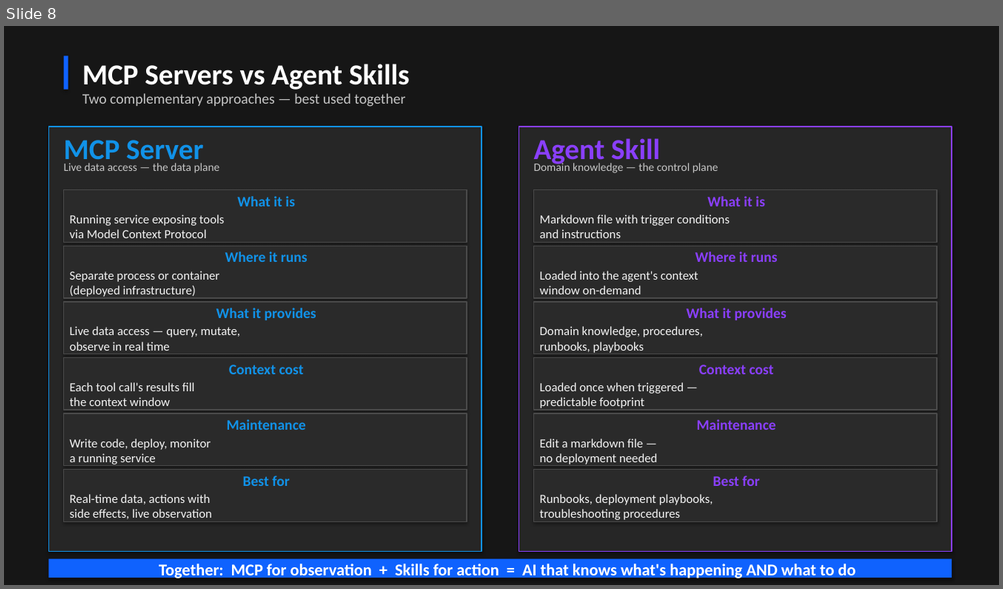
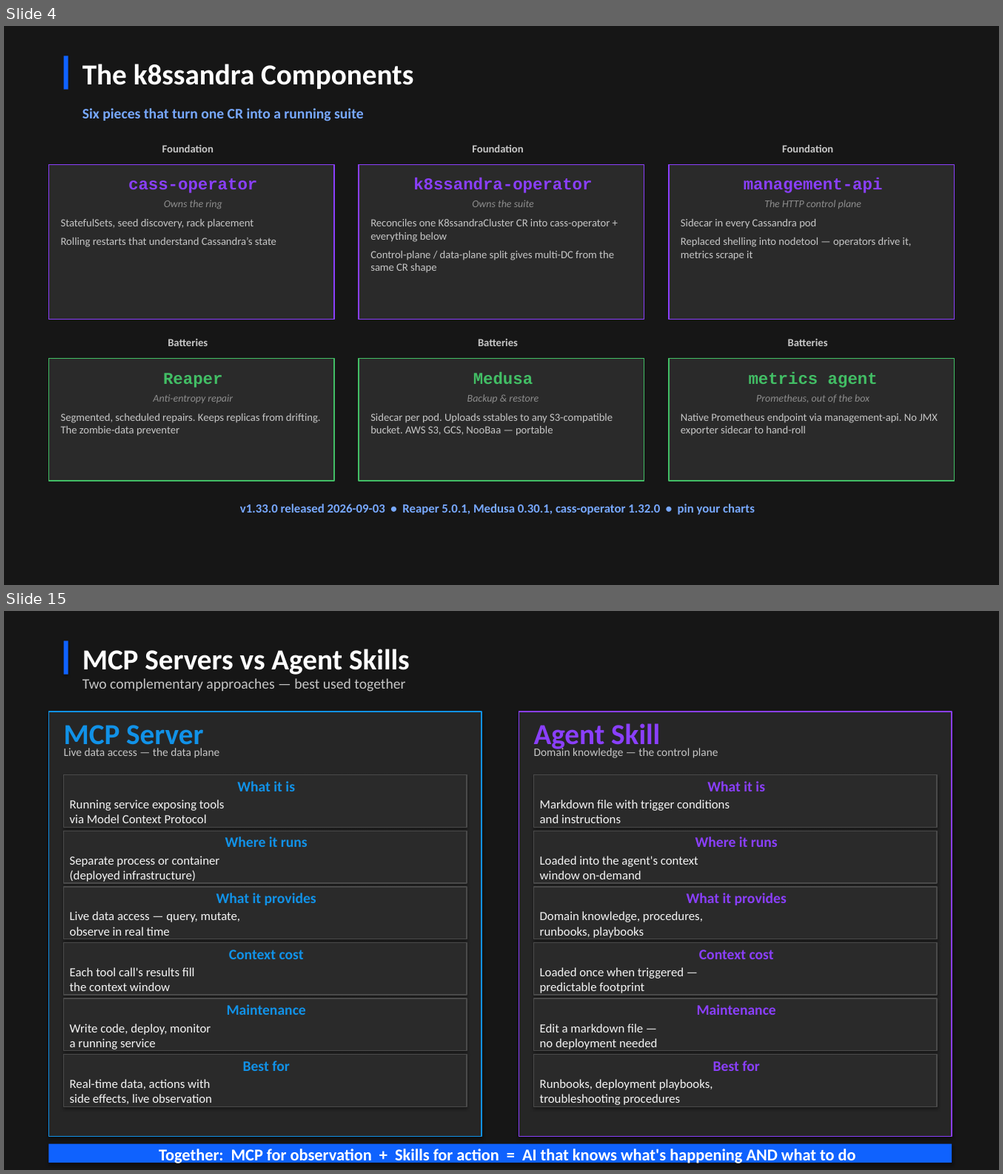
Before and after one commit to jamesc127/k8ssandra-mcp-workshop, a slide deck: k8ssandra-reference-architecture.pptx. Shown one above the other, each under a label of ours: slide 8 before the commit, slides 4 and 15 after it; the slides between them are not shown. The pictures are 1003x589 and 1003x1174 pixels, drawn with LibreOffice and Linux fonts; fonts in the diff are those of the drawing. Boxes give left, top, right and bottom in pixels: in the first picture for what was removed or moved away, otherwise in the second. Text is boxed around its words. In the diff, an @@ line names an element or a change of style, - is before the commit and + after.

```diff
--- a/k8ssandra-reference-architecture.pptx
+++ b/k8ssandra-reference-architecture.pptx
@@ slide 4 added at box(4, 26, 999, 585), background #161616 @@
@@ rectangle added at box(64, 56, 68, 90), fill #0F62FE @@
@@ text added at box(82, 64, 413, 89), 28 pt, text #FFFFFF, bold @@
+The k8ssandra Components
@@ text added at box(82, 108, 364, 121), 14 pt, text #78A9FF, bold @@
+Six pieces that turn one CR into a running suite
@@ text added at box(162, 144, 213, 153), 10.5 pt, text #C6C6C6, bold @@
+Foundation
@@ text added at box(472, 144, 523, 153), 10.5 pt, text #C6C6C6, bold @@
+Foundation
@@ text added at box(782, 144, 833, 153), 10.5 pt, text #C6C6C6, bold @@
+Foundation
@@ rectangle added at box(48, 165, 335, 320), fill #2A2A2A, outline #8A3FFC 1 pt, 10.5 pt, text #C6C6C6 @@
+cass-operator
+Owns the ring
+StatefulSets, seed discovery, rack placement
+Rolling restarts that understand Cassandra’s state
@@ rectangle added at box(358, 165, 644, 320), fill #2A2A2A, outline #8A3FFC 1 pt, 10.5 pt, text #C6C6C6 @@
+k8ssandra-operator
+Owns the suite
+Reconciles one K8ssandraCluster CR into cass-operator + everything below
+Control-plane / data-plane split gives multi-DC from the same CR shape
@@ rectangle added at box(669, 165, 955, 320), fill #2A2A2A, outline #8A3FFC 1 pt, 10.5 pt, text #C6C6C6 @@
+management-api
+The HTTP control plane
+Sidecar in every Cassandra pod
+Replaced shelling into nodetool — operators drive it, metrics scrape it
@@ text added at box(168, 339, 208, 346), 10.5 pt, text #C6C6C6, bold @@
+Batteries
@@ text added at box(478, 339, 518, 346), 10.5 pt, text #C6C6C6, bold @@
+Batteries
@@ text added at box(788, 338, 828, 346), 10.5 pt, text #C6C6C6, bold @@
+Batteries
@@ rectangle added at box(48, 359, 335, 481), fill #2A2A2A, outline #42BE65 1 pt, 10.5 pt, text #C6C6C6 @@
+Reaper
+Anti-entropy repair
+Segmented, scheduled repairs. Keeps replicas from drifting. The zombie-data preventer
@@ rectangle added at box(358, 359, 644, 481), fill #2A2A2A, outline #42BE65 1 pt, 10.5 pt, text #C6C6C6 @@
+Medusa
+Backup & restore
+Sidecar per pod. Uploads sstables to any S3-compatible bucket. AWS S3, GCS, NooBaa — portable
@@ rectangle added at box(669, 359, 955, 481), fill #2A2A2A, outline #42BE65 1 pt, 10.5 pt, text #C6C6C6 @@
+metrics agent
+Prometheus, out of the box
+Native Prometheus endpoint via management-api. No JMX exporter sidecar to hand-roll
@@ text added at box(240, 504, 754, 515), 12 pt, text #78A9FF, bold @@
+v1.33.0 released 2026-09-03 • Reaper 5.0.1, Medusa 0.30.1, cass-operator 1.32.0 • pin your charts
@@ what was slide 8 is now slide 15 @@
```
Also in this commit, not shown: 7 slides changed, 8 other slides added, 2 slides removed, 1 other file.
